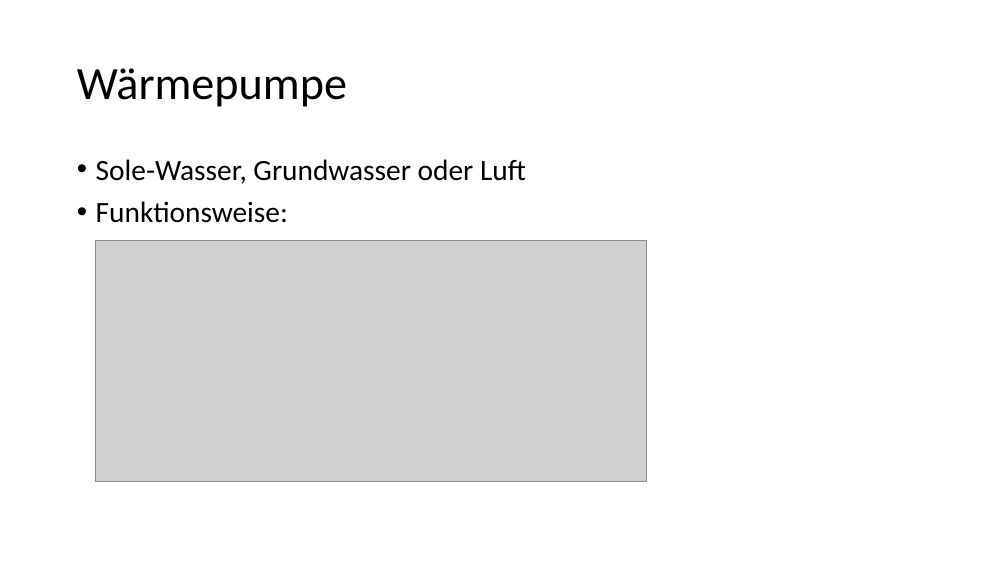
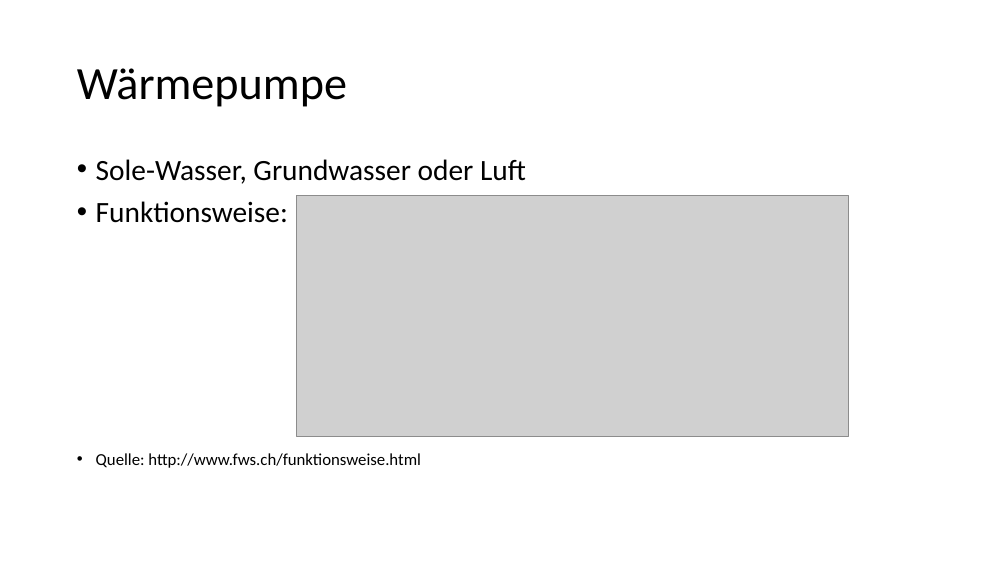
Before and after one commit to Gpas/nachhaltigkeit, a slide deck: slide 3 of presentation/Wärmepumpe.pptx. Drawn at 1008x567 pixels with LibreOffice and Linux fonts; fonts in the diff are those of the drawing; grey boxes stand for pictures. Boxes give left, top, right and bottom in pixels: in the first picture for what was removed or moved away, otherwise in the second. Text is boxed around its words. In the diff, an @@ line names an element or a change of style, - is before the commit and + after.

Commit message:
Quelle Bild

```diff
--- a/presentation/Wärmepumpe.pptx
+++ b/presentation/Wärmepumpe.pptx
@@ picture: place and size @@
-picture at [95, 240, 647, 482]
+picture at [297, 195, 848, 436]
@@ text at [96, 453, 421, 468]: paragraph added @@
+• Quelle: http://www.fws.ch/funktionsweise.html
```
